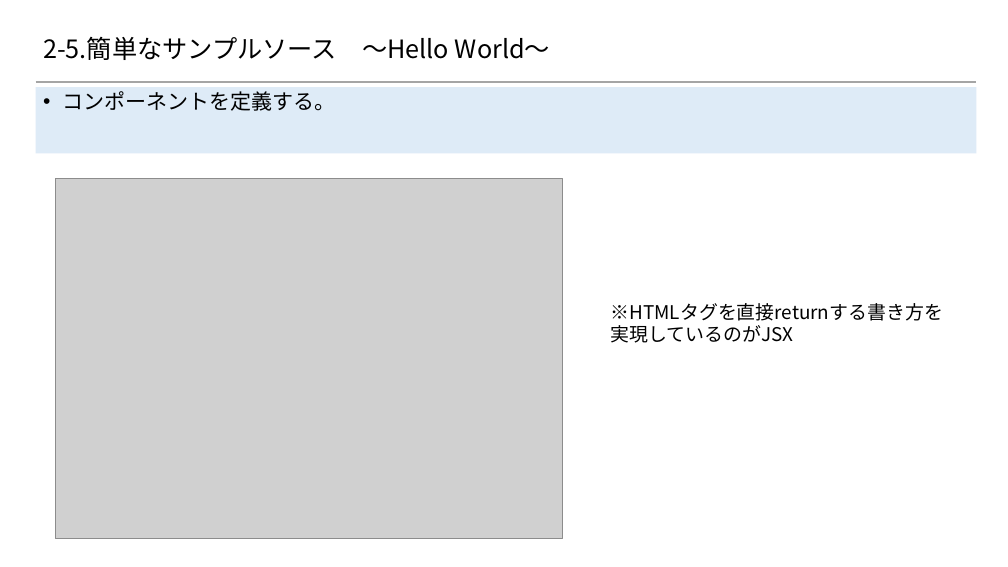
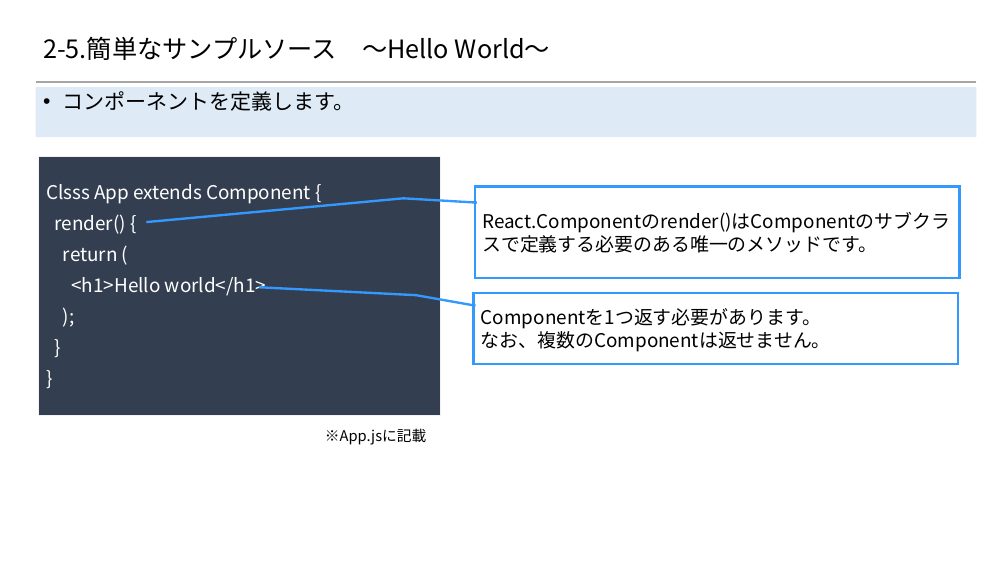
Before and after one commit to 2018SYSTEMI34/diary, a slide deck: slide 3 of doc/02_SlideShare/01.ネタ/２_Reactの基礎/2-6_簡単なサンプルソース.pptx. Drawn at 1008x567 pixels with LibreOffice and Linux fonts; fonts in the diff are those of the drawing; grey boxes stand for pictures; background and template pictures are left out. Boxes give left, top, right and bottom in pixels: in the first picture for what was removed or moved away, otherwise in the second. Text is boxed around its words. In the diff, an @@ line names an element or a change of style, - is before the commit and + after.

Commit message:
「Hell world」の修正。

```diff
--- a/doc/02_SlideShare/01.ネタ/２_Reactの基礎/2-6_簡単なサンプルソース.pptx
+++ b/doc/02_SlideShare/01.ネタ/２_Reactの基礎/2-6_簡単なサンプルソース.pptx
@@ text "コンポーネントを定義します。": place and size @@
-text "コンポーネントを定義します。" at (36,87,976,153)
+text "コンポーネントを定義します。" at (36,87,976,137)
@@ text at (62,91,354,111): text changed @@
-• コンポーネントを定義する。
+• コンポーネントを定義します。
@@ rectangle added at (39,157,440,417), fill #333F50, outline #F2F2F2 0.75 pt, 18 pt, text #FFFFFF @@
+Clsss App extends Component {
+render() {
+return (
+<h1>Hello world</h1>
+);
+}
+}
@@ picture removed at (55,178,563,539) @@
@@ border callout added at (475,186,960,278), fill #FFFFFF, outline #3399FF 2.25 pt, 18 pt, text #000000 @@
+React.Componentのrender()はComponentのサブクラスで定義する必要のある唯一のメソッドです。
@@ text added at (364,233,554,263), 18 pt, text #FFFFFF @@
+①コンポーネントを定義
@@ border callout added at (473,293,958,364), fill #FFFFFF, outline #3399FF 2.25 pt, 18 pt, text #000000 @@
+Componentを1つ返す必要があります。
+なお、複数のComponentは返せません。
@@ text removed at (611,303,943,343) @@
-※HTMLタグを直接returnする書き方を
-実現しているのがJSX
@@ text added at (325,428,426,445), 14 pt, text #000000 @@
+※App.jsに記載
```
Also in this commit, not shown: 6 other slides changed, 1 slide added.
